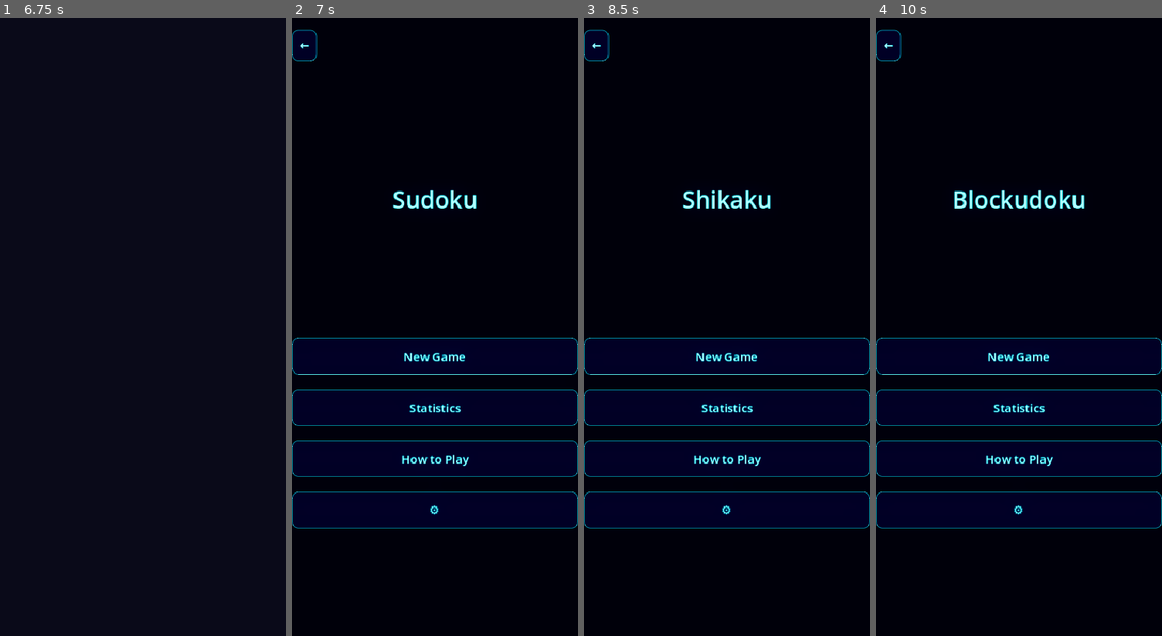
Above: before the commit, frames 1-4 (left to right).
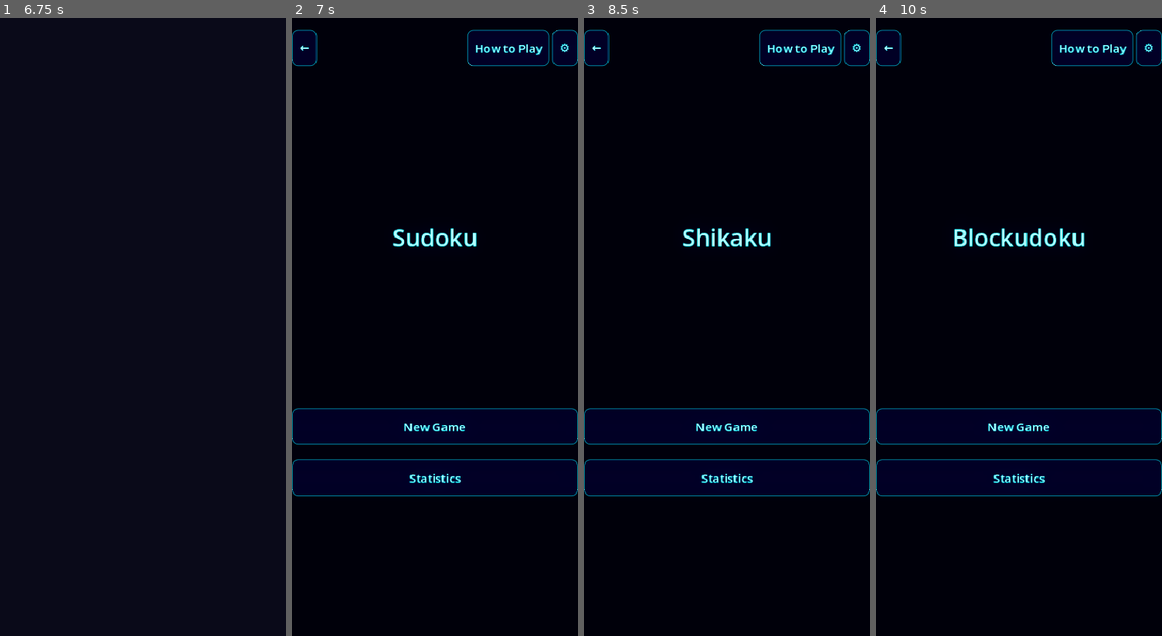
Above: after the commit, the same moments.

Repository: mchambers-mojang/sweet-vinegar-games
Game: Godot game, scene res://scenes/game_picker.tscn
Two runs of this game, one before a commit and one after it. Both use one fixed random seed, a clock stepped at 60 frames per second and the inputs below.
Inputs:
- Up to frame 1 (6.75 s): click "⚙" at 0.5 s; click "←" at 1.25 s; click "🎥 Replays" at 2 s; click "←" at 2.75 s; click "🎥 Replays" at 3.5 s; click "←" at 4.25 s; click "🎥 Replays" at 5 s; click "←" at 5.75 s; click "Sudoku" at 6.5 s
- Up to frame 2 (7 s): no input
- Up to frame 3 (8.5 s): click "←" at 7.25 s; click "Shikaku" at 8 s
- Up to frame 4 (10 s): click "←" at 8.75 s; click "Blockudoku" at 9.5 s

Frame 1 is identical in both runs. In frame 2, 26% of the frame differs, in the area x 0-100%, y 1-83%; in frame 3, 26%; in frame 4, 26%.

Commit message:
fix: Move ⚙ to top-right on all game menu screens
Settings button now in TopBar HBoxContainer alongside ← back button,
with a spacer pushing ⚙ to the right. Matches main menu layout.

Co-authored-by: Copilot <223556219+Copilot@users.noreply.github.com>

Diff:
--- a/scenes/blockudoku_menu.tscn
+++ b/scenes/blockudoku_menu.tscn
@@ -24,11 +24,22 @@
 layout_mode = 2
 theme_override_constants/separation = 20
 
-[node name="BackButton" type="Button" parent="MarginContainer/VBoxContainer"]
+[node name="TopBar" type="HBoxContainer" parent="MarginContainer/VBoxContainer"]
+layout_mode = 2
+
+[node name="BackButton" type="Button" parent="MarginContainer/VBoxContainer/TopBar"]
 unique_name_in_owner = true
 layout_mode = 2
-size_flags_horizontal = 0
 text = "←"
+
+[node name="TopSpacer" type="Control" parent="MarginContainer/VBoxContainer/TopBar"]
+layout_mode = 2
+size_flags_horizontal = 3
+
+[node name="SettingsButton" type="Button" parent="MarginContainer/VBoxContainer/TopBar"]
+unique_name_in_owner = true
+layout_mode = 2
+text = "⚙"
 
 [node name="Spacer1" type="Control" parent="MarginContainer/VBoxContainer"]
 layout_mode = 2
@@ -64,12 +75,6 @@
 custom_minimum_size = Vector2(0, 50)
 text = "Statistics"
 
-[node name="SettingsButton" type="Button" parent="MarginContainer/VBoxContainer"]
-unique_name_in_owner = true
-layout_mode = 2
-custom_minimum_size = Vector2(0, 50)
-text = "⚙"
-
 [node name="Spacer3" type="Control" parent="MarginContainer/VBoxContainer"]
 layout_mode = 2
 size_flags_vertical = 3
--- a/scenes/main_menu.tscn
+++ b/scenes/main_menu.tscn
@@ -24,11 +24,22 @@
 layout_mode = 2
 theme_override_constants/separation = 20
 
-[node name="BackButton" type="Button" parent="MarginContainer/VBoxContainer"]
+[node name="TopBar" type="HBoxContainer" parent="MarginContainer/VBoxContainer"]
+layout_mode = 2
+
+[node name="BackButton" type="Button" parent="MarginContainer/VBoxContainer/TopBar"]
 unique_name_in_owner = true
 layout_mode = 2
-size_flags_horizontal = 0
 text = "←"
+
+[node name="TopSpacer" type="Control" parent="MarginContainer/VBoxContainer/TopBar"]
+layout_mode = 2
+size_flags_horizontal = 3
+
+[node name="SettingsButton" type="Button" parent="MarginContainer/VBoxContainer/TopBar"]
+unique_name_in_owner = true
+layout_mode = 2
+text = "⚙"
 
 [node name="Spacer1" type="Control" parent="MarginContainer/VBoxContainer"]
 layout_mode = 2
@@ -71,12 +82,6 @@
 custom_minimum_size = Vector2(0, 50)
 text = "Statistics"
 
-[node name="SettingsButton" type="Button" parent="MarginContainer/VBoxContainer"]
-unique_name_in_owner = true
-layout_mode = 2
-custom_minimum_size = Vector2(0, 50)
-text = "⚙"
-
 [node name="Spacer3" type="Control" parent="MarginContainer/VBoxContainer"]
 layout_mode = 2
 size_flags_vertical = 3
--- a/scenes/shikaku_menu.tscn
+++ b/scenes/shikaku_menu.tscn
@@ -24,11 +24,22 @@
 layout_mode = 2
 theme_override_constants/separation = 20
 
-[node name="BackButton" type="Button" parent="MarginContainer/VBoxContainer"]
+[node name="TopBar" type="HBoxContainer" parent="MarginContainer/VBoxContainer"]
+layout_mode = 2
+
+[node name="BackButton" type="Button" parent="MarginContainer/VBoxContainer/TopBar"]
 unique_name_in_owner = true
 layout_mode = 2
-size_flags_horizontal = 0
 text = "←"
+
+[node name="TopSpacer" type="Control" parent="MarginContainer/VBoxContainer/TopBar"]
+layout_mode = 2
+size_flags_horizontal = 3
+
+[node name="SettingsButton" type="Button" parent="MarginContainer/VBoxContainer/TopBar"]
+unique_name_in_owner = true
+layout_mode = 2
+text = "⚙"
 
 [node name="Spacer1" type="Control" parent="MarginContainer/VBoxContainer"]
 layout_mode = 2
@@ -70,12 +81,6 @@
 custom_minimum_size = Vector2(0, 50)
 text = "Statistics"
 
-[node name="SettingsButton" type="Button" parent="MarginContainer/VBoxContainer"]
-unique_name_in_owner = true
-layout_mode = 2
-custom_minimum_size = Vector2(0, 50)
-text = "⚙"
-
 [node name="Spacer3" type="Control" parent="MarginContainer/VBoxContainer"]
 layout_mode = 2
 size_flags_vertical = 3
